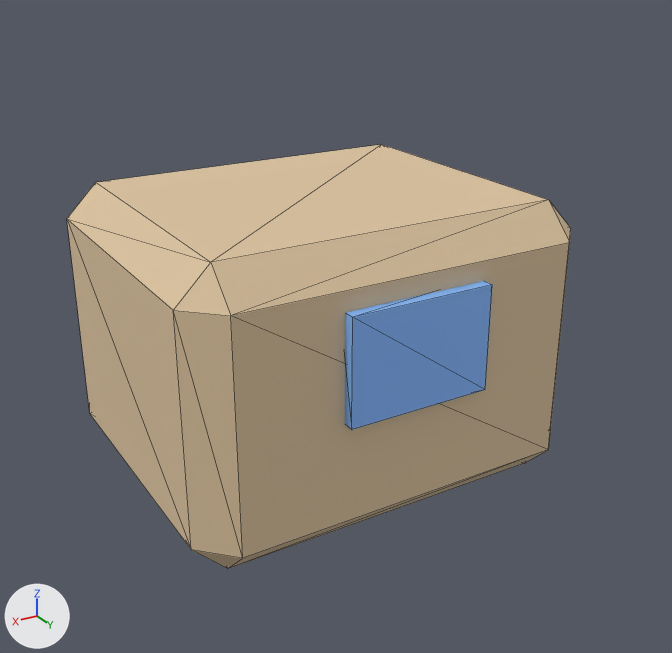
A saved change to the glTF model game/art/props/mail_pkg_s.glb.
Rendered twice from a camera (50 mm lens) standing at (0.267, 0.466, 0.319) and looking at (-0.003, 0.017, 0.094). Lighting does not change. The marker at lower left points along +X, +Y and +Z. The picture after the commit comes second. Mesh edges are drawn as thin lines. Vertices at exactly the same position are counted once.

The older version as bpy lines, for what is in view:
```python
me_cube = bpy.data.meshes.new('Cube')
me_cube.from_pydata(...)  # 32 vertices, 56 faces; spans x -0.125..0.125, y -0.11..0.11, z 0.0..0.175
# faces by material slot: [44, 12]
me_cube.materials.append(mat_mat_pkg_s)  # beige #ddc4a0
me_cube.materials.append(mat_mat_pkg_s_sticker)  # blue #86bbff
ob_mail_pkg_s = bpy.data.objects.new('mail_pkg_s', me_cube)
ob_mail_pkg_s.location = (0.0, 0.0, 0.0)
```
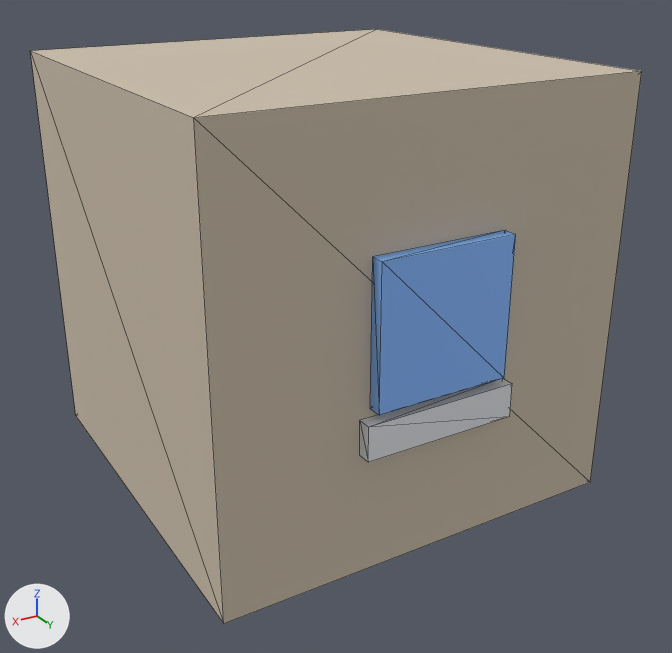
Where the change shows, as pixel boxes [x1, y1, x2, y2] in the pictures (672 x 653 px):
'mail_pkg_s', reshaped (21% wider, 40% taller): before [67, 144, 571, 569]; after [30, 29, 642, 624]
part 1 of me_cube, added (beige): after [30, 29, 642, 624]
part 2 of me_cube, added (blue): after [370, 230, 516, 415]
part 3 of me_cube, added: after [360, 379, 512, 462]
part 4 of me_cube, deleted (beige): before [67, 144, 571, 569]
part 5 of me_cube, deleted (blue): before [345, 281, 492, 429]

What changed in the scene script:
```text
Add mat_mat_street_stripe:
    mat_mat_street_stripe = principled_material('mat_street_stripe')
    mat_mat_street_stripe.base_color = (0.769, 0.784, 0.816)  # white #e3e5e9
    mat_mat_street_stripe.roughness = 0.7
Add mat_mat_cardboard:
    mat_mat_cardboard = principled_material('mat_cardboard')
    mat_mat_cardboard.base_color = (0.604, 0.518, 0.408)  # beige #ccbfab
    mat_mat_cardboard.roughness = 0.85
Add mat_mat_district:
    mat_mat_district = principled_material('mat_district')
    mat_mat_district.base_color = (0.239, 0.494, 1.0)  # blue #86bbff
    mat_mat_district.roughness = 0.55
Change me_cube:
    used by ob_mail_pkg_s; location = (0.0, 0.0, 0.0)
    remove me_cube.from_pydata(...)  # 32 vertices, 56 faces; spans x -0.125..0.125, y -0.11..0.11, z 0.0..0.175
    remove me_cube.materials.append(mat_mat_pkg_s)  # beige #ddc4a0
    remove me_cube.materials.append(mat_mat_pkg_s_sticker)  # blue #86bbff
    add me_cube.from_pydata(...)  # 24 vertices, 36 faces; spans x -0.125..0.125, y -0.129..0.129, z 0.0..0.25
    me_cube part 1: a new loose piece, a box spanning x -0.125..0.125, y -0.129..0.121, z 0.0..0.25, in mat_mat_cardboard (beige #ccbfab)
    me_cube part 2: a new loose piece, a box spanning x -0.04..0.04, y 0.121..0.129, z 0.0975..0.1775, in mat_mat_district (blue #86bbff)
    me_cube part 3: a new loose piece, a box spanning x -0.046..0.046, y 0.121..0.129, z 0.0725..0.0925, in mat_mat_street_stripe (white #e3e5e9)
    me_cube part 4: the loose piece of 24 vertices spanning x -0.125..0.125, y -0.11..0.103, z 0.0..0.175 is deleted
    me_cube part 5: the loose piece of 8 vertices spanning x -0.044..0.044, y 0.098..0.11, z 0.081..0.144 is deleted
    add me_cube.materials.append(mat_mat_cardboard)  # beige #ccbfab
    add me_cube.materials.append(mat_mat_district)  # blue #86bbff
    add me_cube.materials.append(mat_mat_street_stripe)  # white #e3e5e9
```
